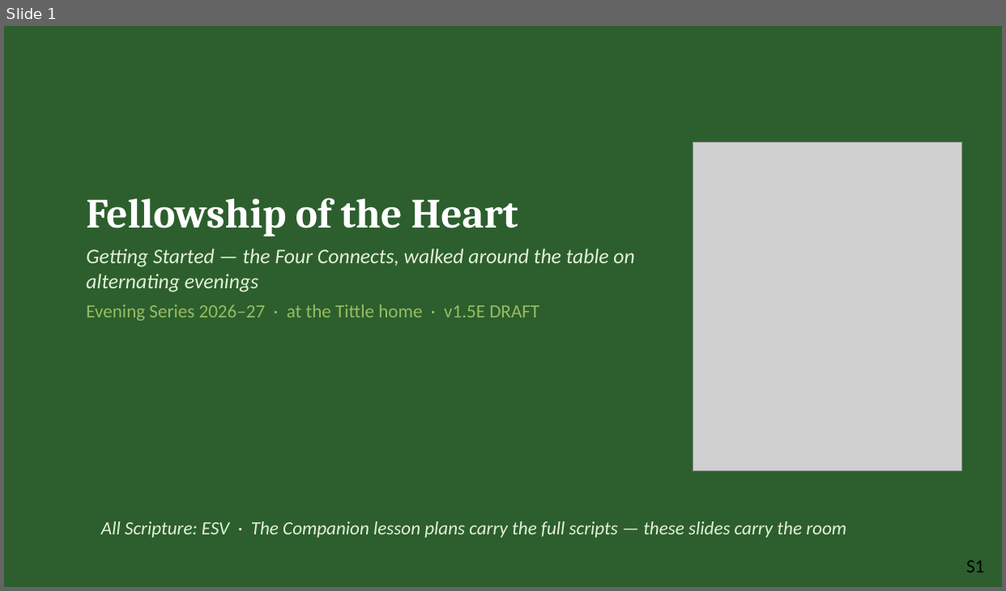
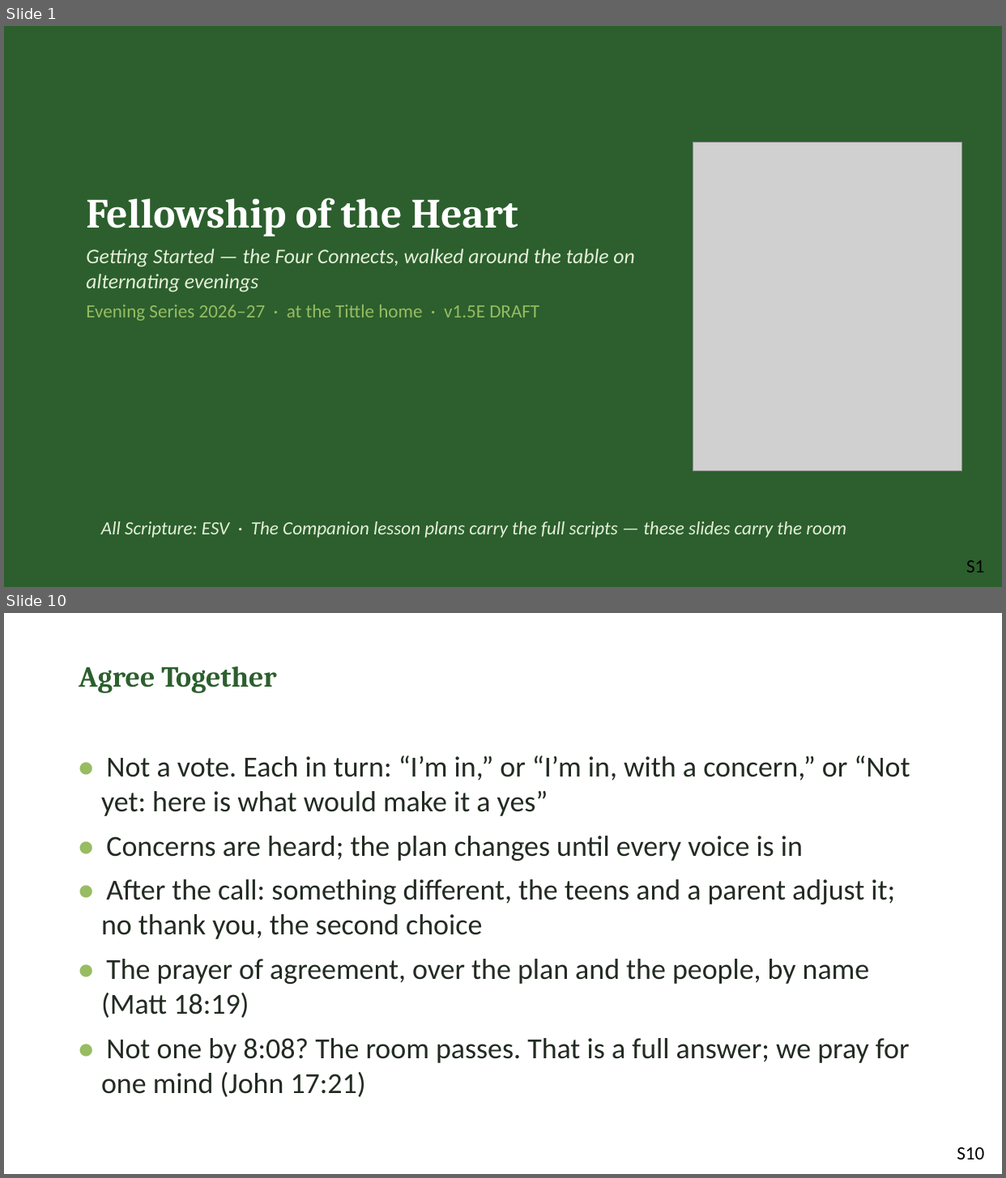
Before and after one commit to jgtittle-ministries/fellowship-of-the-heart-pilot-at-cca, a slide deck: docs/evening/materials/evening-13-slides.pptx. Shown one above the other, each under a label of ours: slide 1 before the commit, slides 1 and 10 after it; the slides between them are not shown. The pictures are 1006x591 and 1006x1178 pixels, drawn with LibreOffice and Linux fonts; fonts in the diff are those of the drawing; grey boxes stand for pictures. Boxes give left, top, right and bottom in pixels: in the first picture for what was removed or moved away, otherwise in the second. Text is boxed around its words. In the diff, an @@ line names an element or a change of style, - is before the commit and + after.

```diff
--- a/docs/evening/materials/evening-13-slides.pptx
+++ b/docs/evening/materials/evening-13-slides.pptx
@@ slide 10 added at (x1=4, y1=613, x2=1002, y2=1174), background #FFFFFF @@
@@ text added at (x1=79, y1=666, x2=276, y2=693), 28 pt, text #2C5F2D, bold @@
+Agree Together
@@ text added at (x1=101, y1=756, x2=910, y2=1097), 28 pt, text #222B22 @@
+• Not a vote. Each in turn: “I’m in,” or “I’m in, with a concern,” or “Not yet: here is what would make it a yes”
+• Concerns are heard; the plan changes until every voice is in
+• After the call: something different, the teens and a parent adjust it; no thank you, the second choice
+• The prayer of agreement, over the plan and the people, by name (Matt 18:19)
+• Not one by 8:08? The room passes. That is a full answer; we pray for one mind (John 17:21)
@@ text added at (x1=957, y1=1148, x2=984, y2=1160), 18 pt, text #000000 @@
+S10
```
Also in this commit, not shown: 12 slides changed, 3 other slides added, 8 other files.
